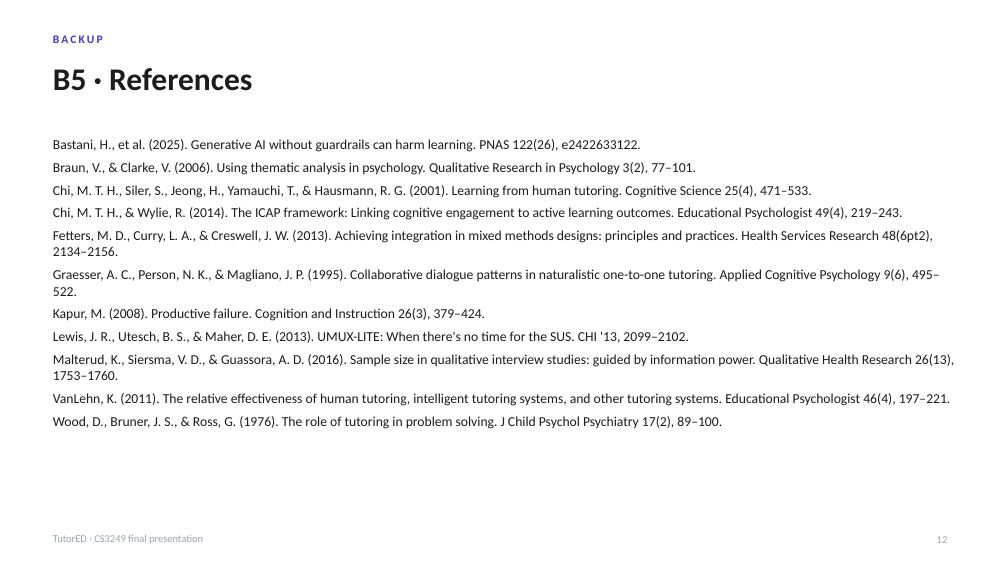
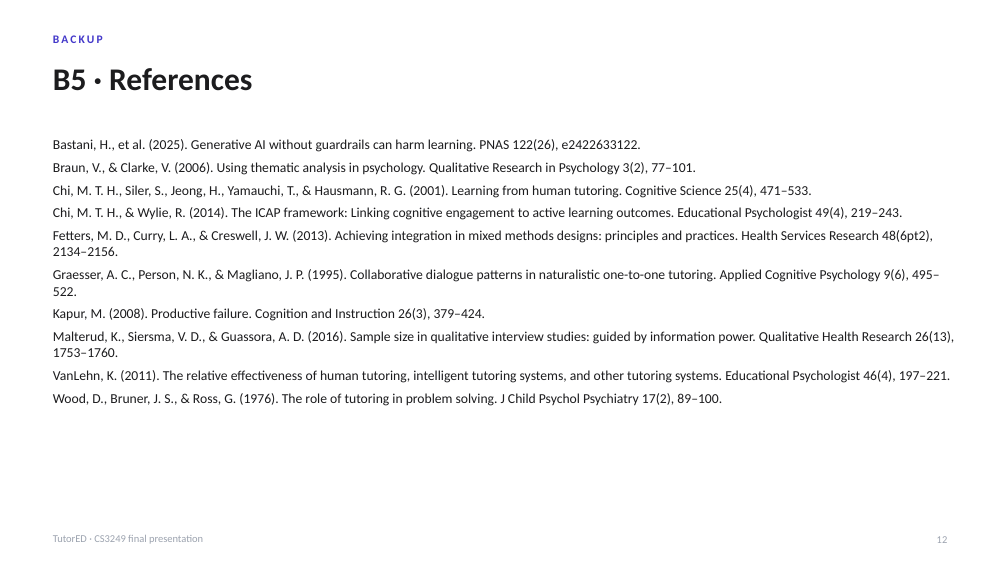
Before and after one commit to lucasisnotcool/ChatterED, a slide deck: slide 12 of docs/group/final-presentation/UserStudy_Lucas.pptx. Drawn at 1008x567 pixels with LibreOffice and Linux fonts; fonts in the diff are those of the drawing. Boxes give left, top, right and bottom in pixels: in the first picture for what was removed or moved away, otherwise in the second. Text is boxed around its words. In the diff, an @@ line names an element or a change of style, - is before the commit and + after.

```diff
--- a/docs/group/final-presentation/UserStudy_Lucas.pptx
+++ b/docs/group/final-presentation/UserStudy_Lucas.pptx
@@ text at [53,331,688,343]: paragraph removed @@
-Lewis, J. R., Utesch, B. S., & Maher, D. E. (2013). UMUX-LITE: When there's no time for the SUS. CHI '13, 2099–2102.
```
Also in this commit, not shown: 3 other slides changed, 1 other file.
